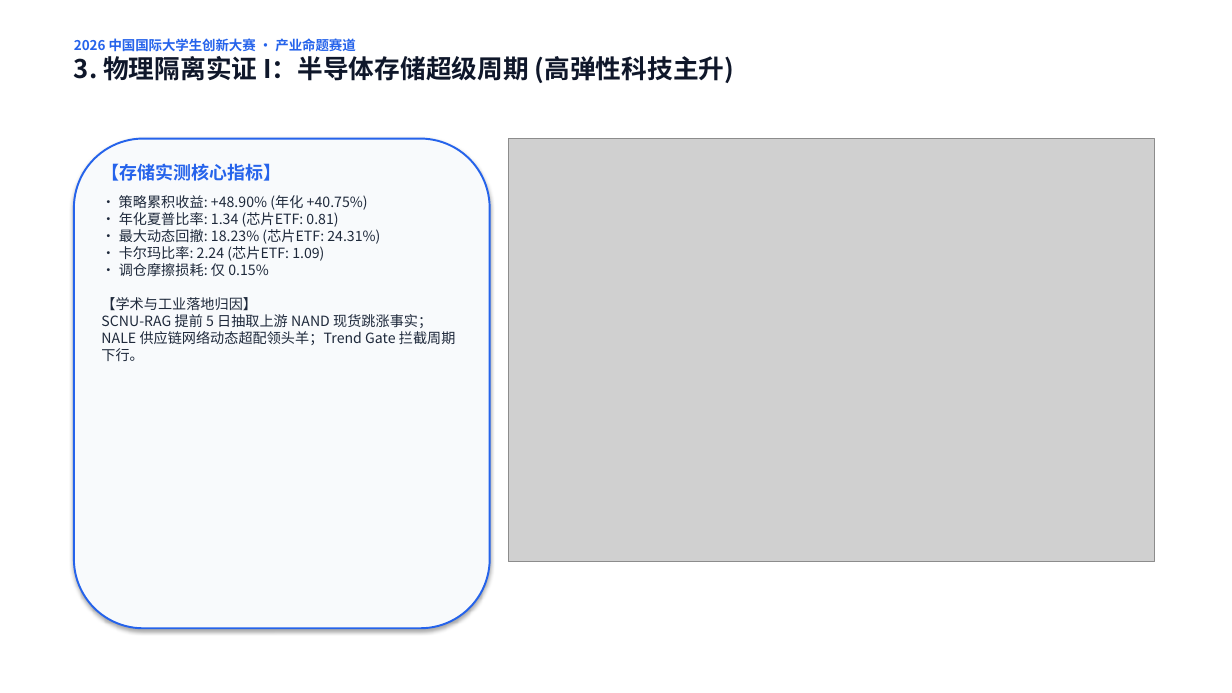
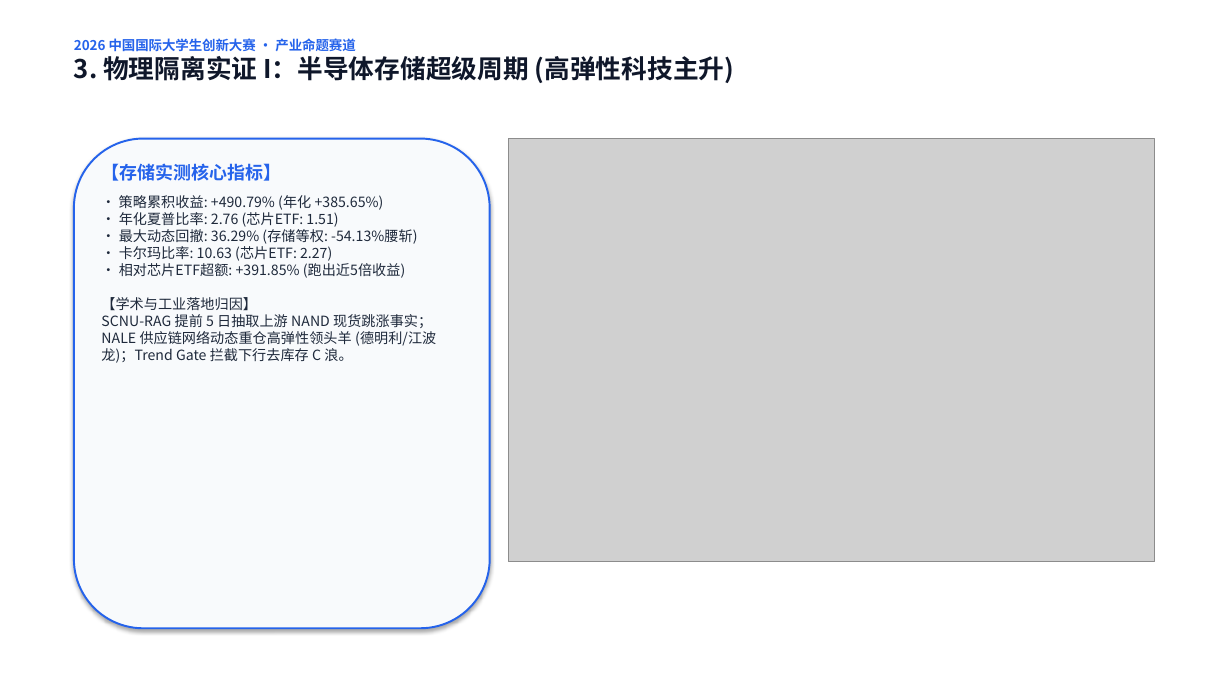
Before and after one commit to YuxuanWuCN/stock-dashboard, a slide deck: slide 4 of 2026中国国际大学生创新大赛_网评路演PPT_Rainbow-FinGPT.pptx. Drawn at 1232x693 pixels with LibreOffice and Linux fonts; fonts in the diff are those of the drawing; grey boxes stand for pictures. Boxes give left, top, right and bottom in pixels: in the first picture for what was removed or moved away, otherwise in the second. Text is boxed around its words. In the diff, an @@ line names an element or a change of style, - is before the commit and + after.

```diff
--- a/2026中国国际大学生创新大赛_网评路演PPT_Rainbow-FinGPT.pptx
+++ b/2026中国国际大学生创新大赛_网评路演PPT_Rainbow-FinGPT.pptx
@@ text at box(101, 195, 436, 363): text changed @@
-• 策略累积收益: +48.90% (年化 +40.75%)
-• 年化夏普比率: 1.34 (芯片ETF: 0.81)
-• 最大动态回撤: 18.23% (芯片ETF: 24.31%)
-• 卡尔玛比率: 2.24 (芯片ETF: 1.09)
-• 调仓摩擦损耗: 仅 0.15%
-【学术与工业落地归因】
-SCNU-RAG 提前 5 日抽取上游 NAND 现货跳涨事实；NALE 供应链网络动态超配领头羊；Trend Gate 拦截周期下行。
+• 策略累积收益: +490.79% (年化 +385.65%)
+• 年化夏普比率: 2.76 (芯片ETF: 1.51)
+• 最大动态回撤: 36.29% (存储等权: -54.13%腰斩)
+• 卡尔玛比率: 10.63 (芯片ETF: 2.27)
+• 相对芯片ETF超额: +391.85% (跑出近5倍收益)
+【学术与工业落地归因】
+SCNU-RAG 提前 5 日抽取上游 NAND 现货跳涨事实；NALE 供应链网络动态重仓高弹性领头羊 (德明利/江波龙)；Trend Gate 拦截下行去库存 C 浪。
```
Also in this commit, not shown: 7 other files.
